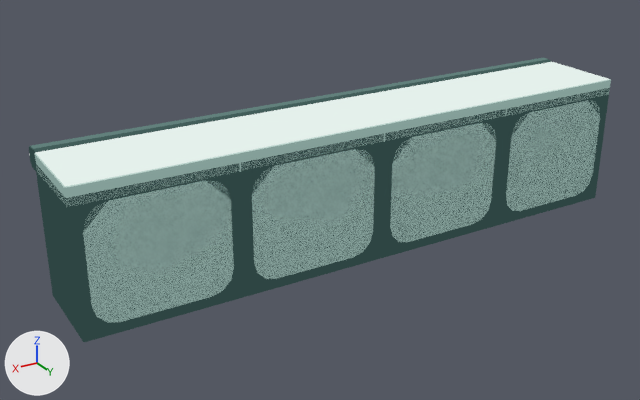
The glTF model Assets/TD2/Screen3D/Kit07/celadon/Terrain_TopRun4.gltf, before and after one commit.
Rendered twice from a camera (50 mm lens) standing at (3.05, 5.0, 2.68) and looking at (0.22, 0.28, 0.32). Every picture has the same lights, and +X, +Y and +Z are marked at lower left. The first picture is the older version. Vertices at exactly the same position are counted once.

The first picture shows 'Terrain_TopRun4_baked'.
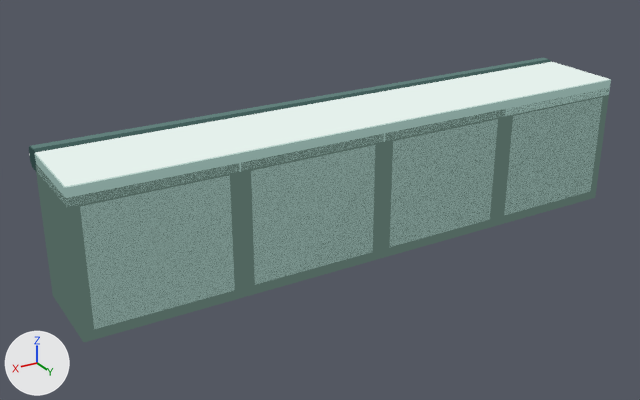
The change, as a list of edits to the scene's bpy script:
```text
Add mat_k07_celadon_seam_soft:
    mat_k07_celadon_seam_soft = bpy.data.materials.new('K07_celadon_seam_soft')
    # nodes: BsdfTransparent, Emission, LightPath, MixShader, OutputMaterial
    # colours: greyish green #51665f
Add mat_k07_celadon_panel_wall:
    mat_k07_celadon_panel_wall = bpy.data.materials.new('K07_celadon_panel_wall')
    # nodes: BsdfTransparent, Emission, LightPath, MixShader, OutputMaterial
    # colours: light grey #abc2bb
Add mat_k07_celadon_panel_wall_light:
    mat_k07_celadon_panel_wall_light = bpy.data.materials.new('K07_celadon_panel_wall_light')
    # nodes: BsdfTransparent, Emission, LightPath, MixShader, OutputMaterial
    # colours: light grey #d1e0db
Add mat_k07_celadon_panel_wall_dark:
    mat_k07_celadon_panel_wall_dark = bpy.data.materials.new('K07_celadon_panel_wall_dark')
    # nodes: BsdfTransparent, Emission, LightPath, MixShader, OutputMaterial
    # colours: greyish cyan #7a938d
Change me_terrain_toprun4_003:
    used by ob_terrain_toprun4_baked; location = (0.0, 0.0, 0.0)
    remove me_terrain_toprun4_003.from_pydata(...)  # 444 vertices, 868 faces; spans x -2.0..2.0, y -0.04..0.7, z 0.0..0.95
    add me_terrain_toprun4_003.from_pydata(...)  # 284 vertices, 548 faces; spans x -2.0..2.0, y -0.04..0.7, z 0.0..0.95
    me_terrain_toprun4_003 part 1: the loose piece of 64 vertices spanning x 1.06..1.94, y 0.0..0.7, z 0.06..0.82 is rebuilt with 24 vertices and now spans x 1.06..1.94, y 0.0..0.7, z 0.06..0.82
    me_terrain_toprun4_003 part 2: the loose piece of 64 vertices spanning x -1.94..-1.06, y 0.0..0.7, z 0.06..0.82 is rebuilt with 24 vertices and now spans x -1.94..-1.06, y 0.0..0.7, z 0.06..0.82
    me_terrain_toprun4_003 part 3: the loose piece of 64 vertices spanning x -0.94..-0.06, y 0.0..0.7, z 0.06..0.82 is rebuilt with 24 vertices and now spans x -0.94..-0.06, y 0.0..0.7, z 0.06..0.82
    me_terrain_toprun4_003 part 4: the loose piece of 64 vertices spanning x 0.06..0.94, y 0.0..0.7, z 0.06..0.82 is rebuilt with 24 vertices and now spans x 0.06..0.94, y 0.0..0.7, z 0.06..0.82
    me_terrain_toprun4_003 part 5
    113 faces are deleted
    97 new faces join them, mat_k07_celadon_seam_soft
    13 new faces join them, mat_k07_celadon_panel_dark
    3 new faces join them, mat_k07_celadon_panel
    me_terrain_toprun4_003 part 6: 92 faces spanning x -2.0..2.0, y 0.08..0.7, z 0.0..0.88 switch from mat_k07_celadon_graphite_dark to mat_k07_celadon_seam_soft
    add me_terrain_toprun4_003.materials.append(mat_k07_celadon_panel_wall_dark)
    add me_terrain_toprun4_003.materials.append(mat_k07_celadon_panel_wall_light)
    add me_terrain_toprun4_003.materials.append(mat_k07_celadon_panel_wall)
```

Where the change shows, as pixel boxes (x1, y1, x2, y2) in the pictures (640 x 400 px; the box of a moved part takes in the faces that stretch with it):
part 1 of me_terrain_toprun4_003, rebuilt (8% taller)
    before: (83, 180, 234, 323)
    after: (80, 175, 235, 329)
part 2 of me_terrain_toprun4_003, rebuilt (6% taller)
    before: (506, 100, 600, 211)
    after: (504, 97, 603, 215)
part 3 of me_terrain_toprun4_003, rebuilt (7% taller)
    before: (390, 123, 496, 242)
    after: (390, 119, 498, 247)
part 4 of me_terrain_toprun4_003, rebuilt (7% taller)
    before: (252, 149, 375, 279)
    after: (251, 145, 375, 284)
part 5 of me_terrain_toprun4_003, moved or reshaped
    both: (36, 142, 487, 342)
part 6 of me_terrain_toprun4_003, recoloured
    both: (67, 88, 610, 342)
